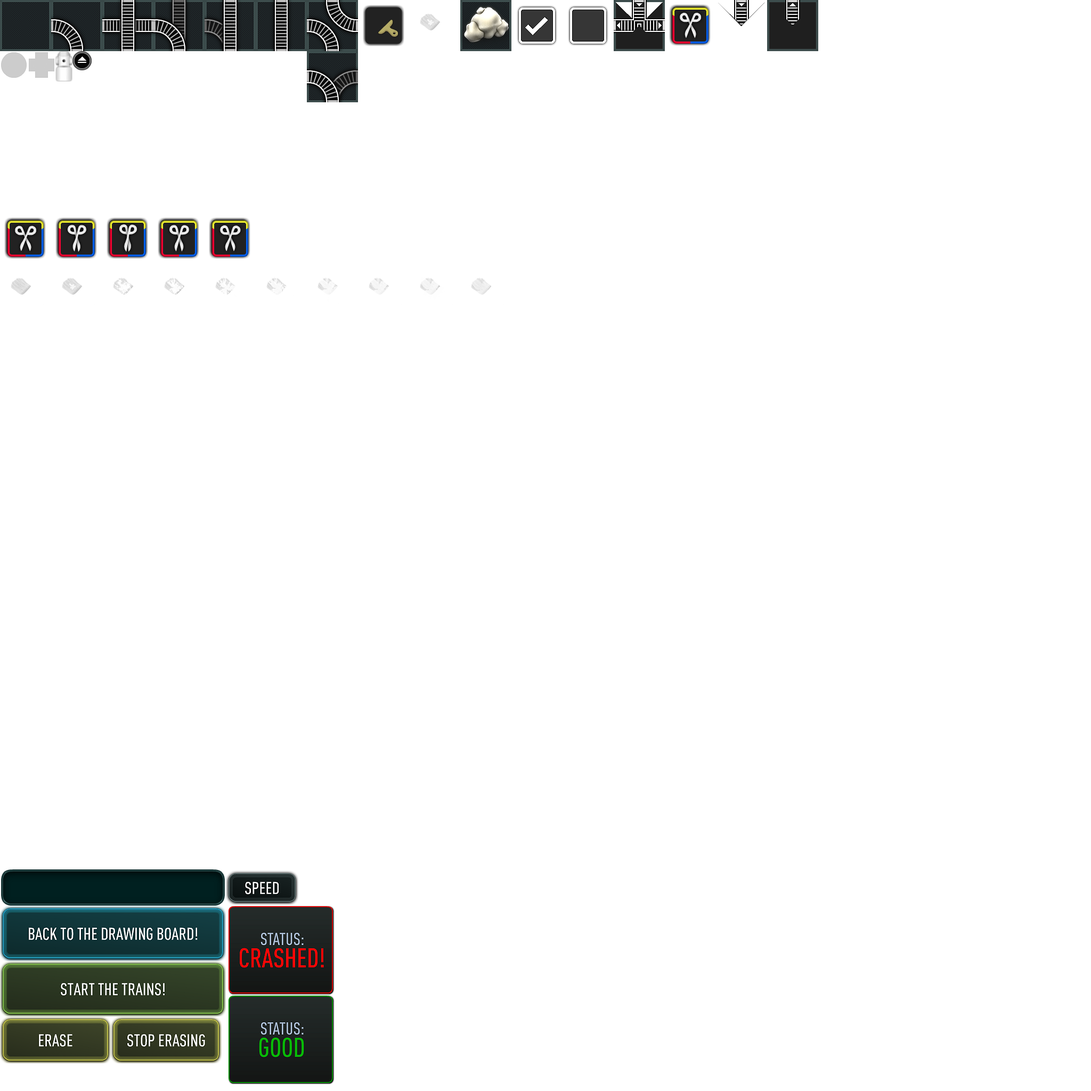
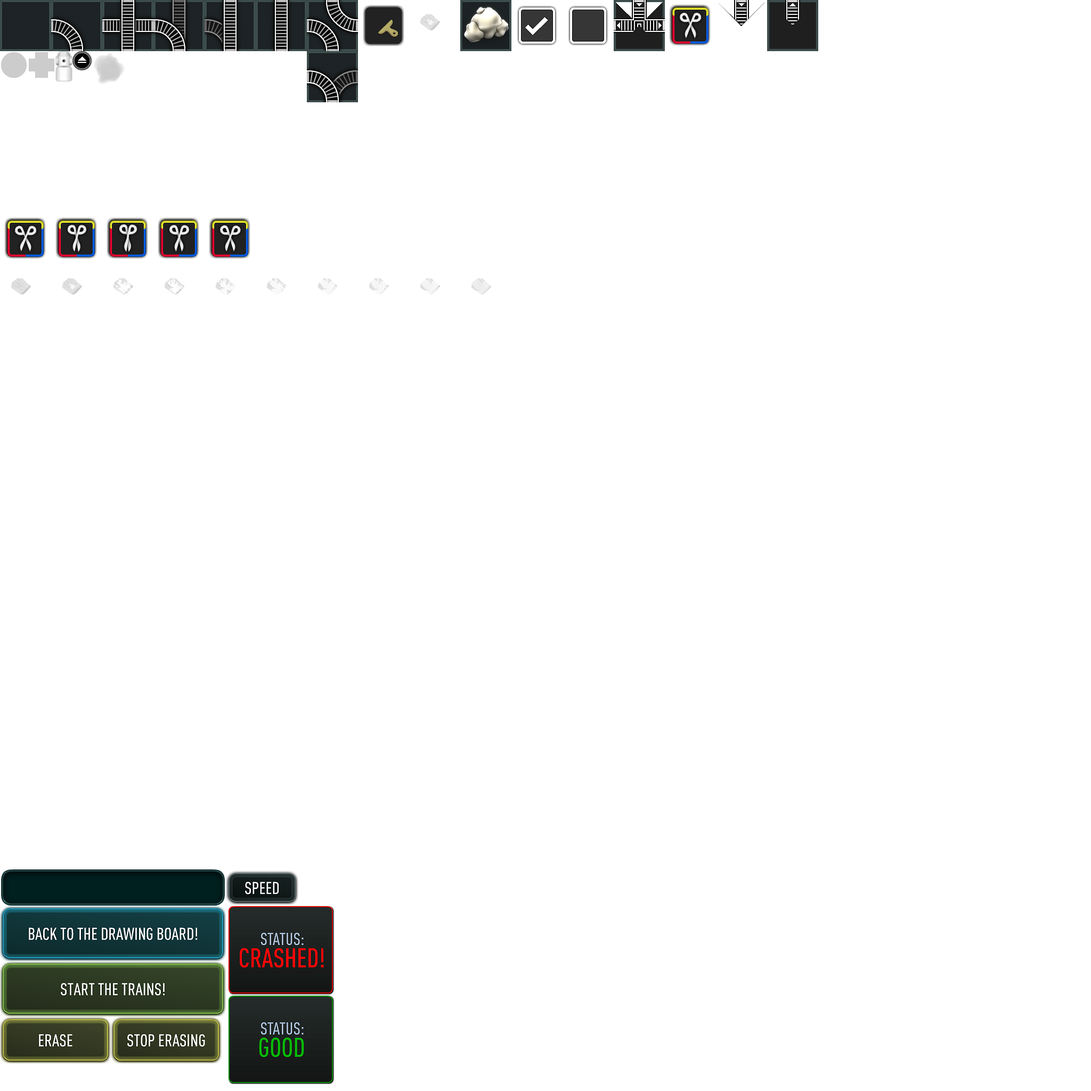
Layer changes from the first (1091, 1091) image to the second:
added layer "smallerSmokeHD.png" above "draw_track_arrow.png" over [93, 53, 125, 85]
